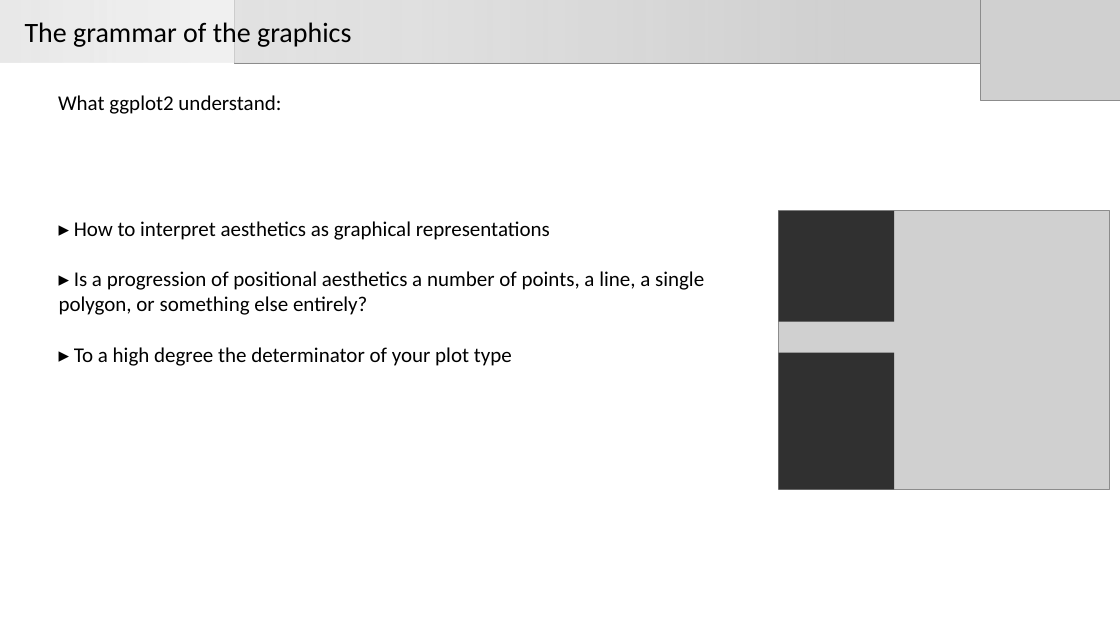
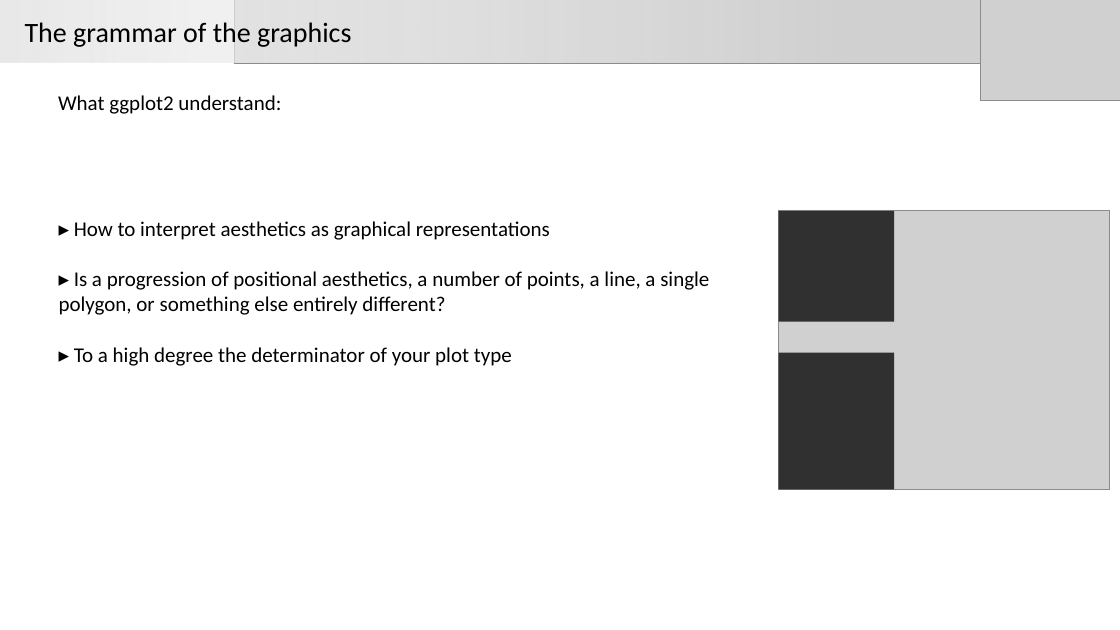
Before and after one commit to Carlospq/ggplot2Workshop, a slide deck: slide 13 of GGplot_workshop.pptx. Drawn at 1120x630 pixels with LibreOffice and Linux fonts; fonts in the diff are those of the drawing; grey boxes stand for pictures. Boxes give left, top, right and bottom in pixels: in the first picture for what was removed or moved away, otherwise in the second. Text is boxed around its words. In the diff, an @@ line names an element or a change of style, - is before the commit and + after.

```diff
--- a/GGplot_workshop.pptx
+++ b/GGplot_workshop.pptx
@@ text at box(59, 271, 709, 315): text changed @@
-▸ Is a progression of positional aesthetics a number of points, a line, a single polygon, or something else entirely?
+▸ Is a progression of positional aesthetics, a number of points, a line, a single polygon, or something else entirely different?
```
Also in this commit, not shown: 11 other slides changed, 1 slide added, 2 slides removed, 3 other files.
